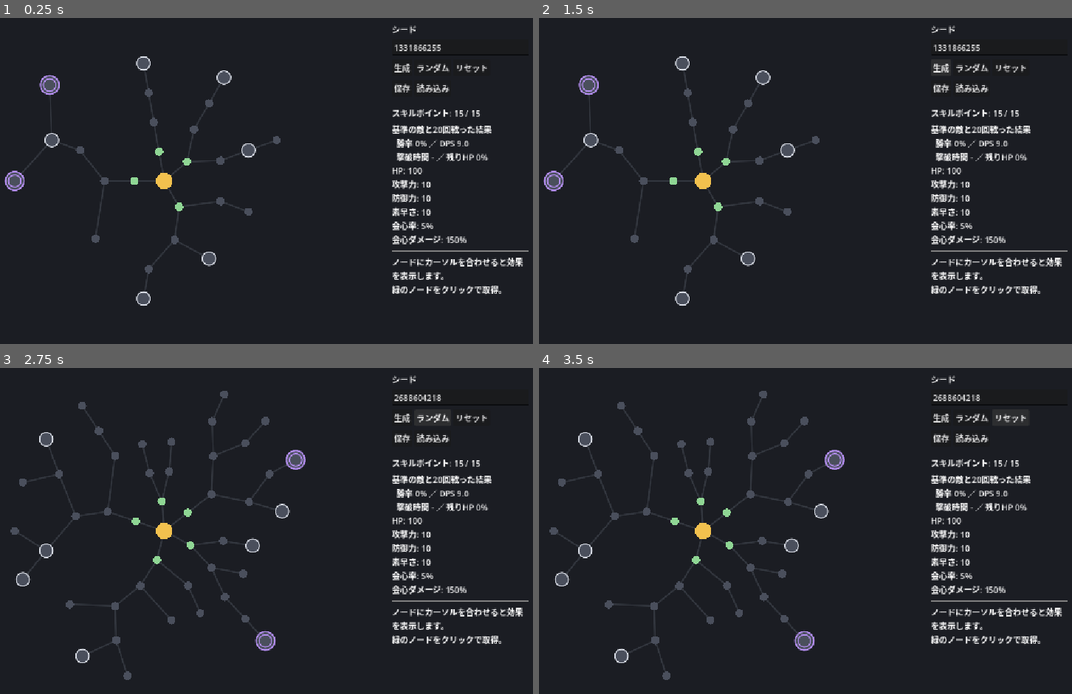
Above: before the commit, frames 1-4 (two rows, left to right).
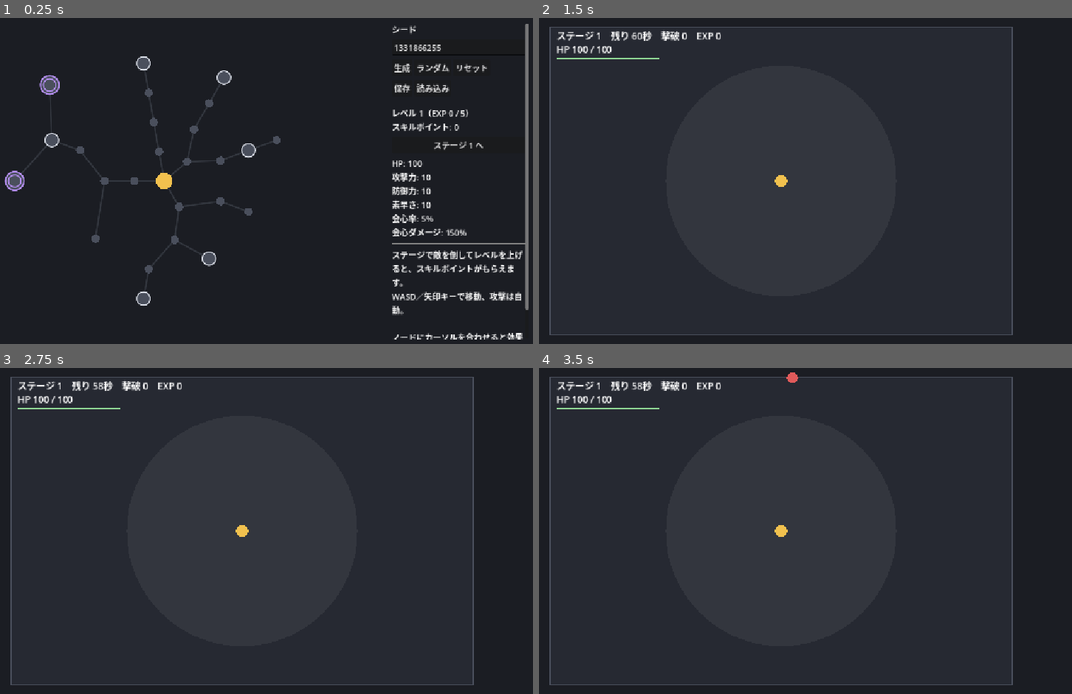
Above: after the commit, the same moments.

Repository: shuhei0916/all-about-skill-tree
Game: Godot game, scene res://main.tscn
Same seed, same stepped clock (60 frames per second), same inputs: the game is played once before the commit and once after it.
Inputs (mouse positions are in pixels of both pictures, inside the frame that each line leads up to):
- Up to frame 1 (0.25 s): no input
- Up to frame 2 (1.5 s): click (997, 145) at 0.5 s, where only the run after the commit has a clickable "ステージ 1 へ"; click (938, 66) at 1.25 s, where only the run before the commit has a clickable "生成"
- Up to frame 3 (2.75 s): click (431, 416) at 2 s, where only the run before the commit has a clickable "ランダム"
- Up to frame 4 (3.5 s): click (1013, 416) at 2.75 s, where only the run before the commit has a clickable "リセット"

The runs differ from the first frame. In frame 1, 5.3% of the frame differs, in the area x 24-100%, y 1-99%; in frame 2, 29%, in the area x 0-100%, y 2-98%; in frame 3, 29%; in frame 4, 29%.

Commit message:
ステージを描画・操作する画面を追加し、ツリー画面とステージを行き来するループにした
Co-Authored-By: Claude Opus 5.5 <noreply@anthropic.com>

Diff:
--- a/src/main.gd
+++ b/src/main.gd
@@ -1,17 +1,19 @@
 extends Control
 ## シード入力・ステータス表示・スキルツリーを並べたメイン画面。
 
-const SKILL_POINTS := 15
 const TREES_DIR := "user://trees"
 const KIND_LABELS := {"small": "小ノード", "notable": "ノータブル", "keystone": "キーストーン"}
-## 戦闘シミュレーションを何回繰り返して平均をとるか
-const BATTLE_RUNS := 20
 
 var _generator := SkillTreeGenerator.new()
 var _serializer := SkillTreeSerializer.new()
 var _allocation: SkillAllocation
-var _battle_summary := {}
-
+var _level: PlayerLevel
+## 次に挑むステージ
+var _stage_number := 1
+
+var _tree_screen: Control
+var _stage_view: StageView
+var _start_button: Button
 var _view: SkillTreeView
 var _seed_edit: LineEdit
 var _points_label: Label
@@ -35,6 +37,7 @@
 	var layout := HBoxContainer.new()
 	layout.set_anchors_preset(Control.PRESET_FULL_RECT)
 	add_child(layout)
+	_tree_screen = layout
 
 	_view = SkillTreeView.new()
 	_view.size_flags_horizontal = Control.SIZE_EXPAND_FILL
@@ -78,6 +81,8 @@
 	panel.add_child(HSeparator.new())
 	_points_label = _make_label("")
 	panel.add_child(_points_label)
+	_start_button = _make_button("", _start_stage)
+	panel.add_child(_start_button)
 	_stats_label = _make_label("")
 	panel.add_child(_stats_label)
 
@@ -90,6 +95,12 @@
 	_save_dialog.file_selected.connect(_save_tree)
 	_open_dialog = _make_file_dialog(FileDialog.FILE_MODE_OPEN_FILE)
 	_open_dialog.file_selected.connect(_load_tree)
+
+	_stage_view = StageView.new()
+	_stage_view.set_anchors_preset(Control.PRESET_FULL_RECT)
+	_stage_view.finished.connect(_on_stage_finished)
+	_stage_view.hide()
+	add_child(_stage_view)
 
 
 func _make_label(text: String) -> Label:
@@ -125,15 +136,17 @@
 	_show_tree(_generator.generate(_seed_from_text(_seed_edit.text)))
 
 
-## 取得状況だけを初期化し、表示中のツリーはそのまま使う。
+## ステージ1からやり直す。表示中のツリーはそのまま使う。
 func _reset() -> void:
 	_show_tree(_allocation.tree)
 
 
 func _show_tree(tree: SkillTree) -> void:
-	_allocation = SkillAllocation.new(tree, SKILL_POINTS)
+	_allocation = SkillAllocation.new(tree, 0)
+	_level = PlayerLevel.new()
+	_stage_number = 1
 	_view.set_tree(tree, _allocation)
-	_hover_label.text = "ノードにカーソルを合わせると効果を表示します。\n緑のノードをクリックで取得。"
+	_hover_label.text = "ステージで敵を倒してレベルを上げると、スキルポイントがもらえます。\nWASD／矢印キーで移動、攻撃は自動。\n\nノードにカーソルを合わせると効果を表示します。緑のノードをクリックで取得。"
 	_refresh_status()
 
 
@@ -158,16 +171,36 @@
 	return text.to_int() if text.is_valid_int() else hash(text)
 
 
+func _start_stage() -> void:
+	_tree_screen.hide()
+	_stage_view.show()
+	_stage_view.start(Stage.new(_allocation.unlocked_effects(), randi(), _stage_number))
+
+
+func _on_stage_finished(stage: Stage) -> void:
+	# 決着の瞬間が見えるよう、少し待ってからツリー画面に戻す
+	await get_tree().create_timer(1.0).timeout
+	_stage_view.hide()
+	_tree_screen.show()
+	if stage.state == Stage.State.CLEARED:
+		var gained := _level.add_exp(stage.exp)
+		_allocation.points += gained
+		_stage_number += 1
+		_hover_label.text = "ステージ %d クリア！\n%d体撃破、EXP +%d\nレベルが %d 上がりました。" % [stage.number, stage.kills, stage.exp, gained]
+		_refresh_status()
+	else:
+		var reached := stage.number
+		_reset()
+		_hover_label.text = "ステージ %d で力尽きました。\nステージ1からやり直します（ツリーはそのまま）。" % reached
+
+
 func _refresh_status() -> void:
-	_points_label.text = "スキルポイント: %d / %d" % [_allocation.points, SKILL_POINTS]
+	_points_label.text = "レベル %d（EXP %d / %d）\nスキルポイント: %d" % [
+		_level.level, _level.exp, _level.exp_to_next(), _allocation.points]
+	_start_button.text = "ステージ %d へ" % _stage_number
 	var stats := _allocation.stats()
 	var base := Stats.calculate([])
-	_battle_summary = Battle.evaluate(_allocation.unlocked_effects(), Battle.STANDARD_ENEMY, BATTLE_RUNS)
-	var lines: Array[String] = [
-		"基準の敵と%d回戦った結果" % BATTLE_RUNS,
-		"  勝率 %s ／ DPS %s" % [_format_win_rate(_battle_summary), _format_dps(_battle_summary)],
-		"  撃破時間 %s ／ 残りHP %s" % [_format_win_time(_battle_summary), _format_hp_left(_battle_summary)],
-	]
+	var lines: Array[String] = []
 	for stat in Stats.NAMES:
 		var diff := roundi(stats[stat]) - roundi(base[stat])
 		var suffix := "  (%+d)" % diff if diff != 0 else ""
@@ -177,22 +210,6 @@
 
 func _format_stat(stat: String, value: float) -> String:
 	return "%d%%" % roundi(value) if Stats.PERCENT_STATS.has(stat) else str(roundi(value))
-
-
-func _format_win_rate(summary: Dictionary) -> String:
-	return "%d%%" % roundi(summary["win_rate"] * 100.0)
-
-
-func _format_dps(summary: Dictionary) -> String:
-	return "%.1f" % summary["dps"]
-
-
-func _format_win_time(summary: Dictionary) -> String:
-	return "-" if is_inf(summary["avg_win_time"]) else "%.1f秒" % summary["avg_win_time"]
-
-
-func _format_hp_left(summary: Dictionary) -> String:
-	return "%d%%" % roundi(summary["hp_left_ratio"] * 100.0)
 
 
 func _on_node_hovered(node: SkillNode) -> void:
@@ -206,11 +223,12 @@
 	if _allocation.is_unlocked(node.id):
 		lines.append("取得済み")
 	else:
-		# 取得した場合に戦闘結果がどう変わるかを見せ、トレードオフを判断しやすくする
-		var after := Battle.evaluate(_allocation.unlocked_effects() + node.effects, Battle.STANDARD_ENEMY, BATTLE_RUNS)
-		lines.append("取得すると 勝率 %s → %s" % [_format_win_rate(_battle_summary), _format_win_rate(after)])
-		lines.append("  DPS %s → %s ／ 残りHP %s → %s" % [
-			_format_dps(_battle_summary), _format_dps(after), _format_hp_left(_battle_summary), _format_hp_left(after)])
+		# 取得した場合にステータスがどう変わるかを見せる（条件付き効果は条件が成立していないときの値）
+		var before := _allocation.stats()
+		var after := _allocation.stats_if_unlocked(node.id)
+		for stat in Stats.NAMES:
+			if roundi(after[stat]) != roundi(before[stat]):
+				lines.append("  %s %s → %s" % [Stats.LABELS[stat], _format_stat(stat, before[stat]), _format_stat(stat, after[stat])])
 		if not _allocation.can_unlock(node.id):
 			lines.append("（まだ取得できません）")
 	_hover_label.text = "\n".join(lines)
--- /dev/null
+++ b/src/stage_view.gd
@@ -0,0 +1,104 @@
+class_name StageView
+extends Control
+## ステージを描画し、WASD／矢印キーの入力でプレイヤーを動かす。
+## アリーナは表示領域に収まるよう拡大縮小して中央に描く。
+
+signal finished(stage: Stage)
+
+const MARGIN := 24.0
+const COLOR_ARENA := Color("262932")
+const COLOR_ARENA_BORDER := Color("4a4f5c")
+const COLOR_PLAYER := Color("f2c14e")
+const COLOR_RANGE := Color(1, 1, 1, 0.06)
+const COLOR_ENEMY := Color("e05a5a")
+const COLOR_BLIND := Color("8a8fa0")
+const COLOR_POISON := Color("7bd36a")
+const COLOR_HP_BACK := Color("33373f")
+const COLOR_HP := Color("8fd694")
+const COLOR_TEXT := Color.WHITE
+
+var stage: Stage
+
+
+func start(p_stage: Stage) -> void:
+	stage = p_stage
+	queue_redraw()
+
+
+func _physics_process(delta: float) -> void:
+	if stage == null or stage.state != Stage.State.PLAYING:
+		return
+	stage.step(delta, _input_direction())
+	queue_redraw()
+	if stage.state != Stage.State.PLAYING:
+		finished.emit(stage)
+
+
+## 入力マップを増やさずに済むよう、キーを直接見る。
+func _input_direction() -> Vector2:
+	var direction := Vector2.ZERO
+	if Input.is_physical_key_pressed(KEY_A) or Input.is_physical_key_pressed(KEY_LEFT):
+		direction.x -= 1
+	if Input.is_physical_key_pressed(KEY_D) or Input.is_physical_key_pressed(KEY_RIGHT):
+		direction.x += 1
+	if Input.is_physical_key_pressed(KEY_W) or Input.is_physical_key_pressed(KEY_UP):
+		direction.y -= 1
+	if Input.is_physical_key_pressed(KEY_S) or Input.is_physical_key_pressed(KEY_DOWN):
+		direction.y += 1
+	return direction
+
+
+func _view_scale() -> float:
+	var available := size - Vector2.ONE * MARGIN * 2.0
+	return maxf(minf(available.x / Stage.ARENA_SIZE.x, available.y / Stage.ARENA_SIZE.y), 0.01)
+
+
+func to_screen(arena_pos: Vector2) -> Vector2:
+	var arena_on_screen := Stage.ARENA_SIZE * _view_scale()
+	return (size - arena_on_screen) / 2.0 + arena_pos * _view_scale()
+
+
+func _draw() -> void:
+	if stage == null:
+		return
+	var view_scale := _view_scale()
+	var arena := Rect2(to_screen(Vector2.ZERO), Stage.ARENA_SIZE * view_scale)
+	draw_rect(arena, COLOR_ARENA)
+	draw_rect(arena, COLOR_ARENA_BORDER, false, 2.0)
+
+	var player := to_screen(stage.player_position)
+	draw_circle(player, Stage.ATTACK_RANGE * view_scale, COLOR_RANGE)
+	draw_circle(player, Stage.PLAYER_RADIUS * view_scale, COLOR_PLAYER)
+
+	for enemy in stage.enemies:
+		_draw_enemy(enemy, view_scale)
+	_draw_hud()
+
+
+func _draw_enemy(enemy: StageEnemy, view_scale: float) -> void:
+	var center := to_screen(enemy.position)
+	var radius := enemy.radius * view_scale
+	var color := COLOR_ENEMY
+	if enemy.statuses.has("blind"):
+		color = color.lerp(COLOR_BLIND, 0.6)
+	draw_circle(center, radius, color)
+	if enemy.statuses.has("poison"):
+		draw_arc(center, radius + 2.0, 0.0, TAU, 24, COLOR_POISON, 2.0)
+	if enemy.hp < enemy.max_hp:
+		_draw_bar(center + Vector2(-radius, -radius - 6.0), radius * 2.0, enemy.hp / enemy.max_hp)
+
+
+func _draw_bar(top_left: Vector2, width: float, ratio: float) -> void:
+	draw_rect(Rect2(top_left, Vector2(width, 4.0)), COLOR_HP_BACK)
+	draw_rect(Rect2(top_left, Vector2(width * clampf(ratio, 0.0, 1.0), 4.0)), COLOR_HP)
+
+
+func _draw_hud() -> void:
+	var font := ThemeDB.fallback_font
+	var top_left := to_screen(Vector2.ZERO) + Vector2(12, 24)
+	var text := "ステージ %d    残り %d秒    撃破 %d    EXP %d" % [
+		stage.number, ceili(stage.duration - stage.time), stage.kills, stage.exp]
+	draw_string(font, top_left, text, HORIZONTAL_ALIGNMENT_LEFT, -1, 18, COLOR_TEXT)
+	draw_string(font, top_left + Vector2(0, 26), "HP %d / %d" % [ceili(stage.player_hp), roundi(stage.player_max_hp)],
+		HORIZONTAL_ALIGNMENT_LEFT, -1, 18, COLOR_TEXT)
+	_draw_bar(top_left + Vector2(0, 34), 200.0, stage.player_hp / stage.player_max_hp)
Not shown, added: src/stage_view.gd.uid
Not shown, changed: todo.md
